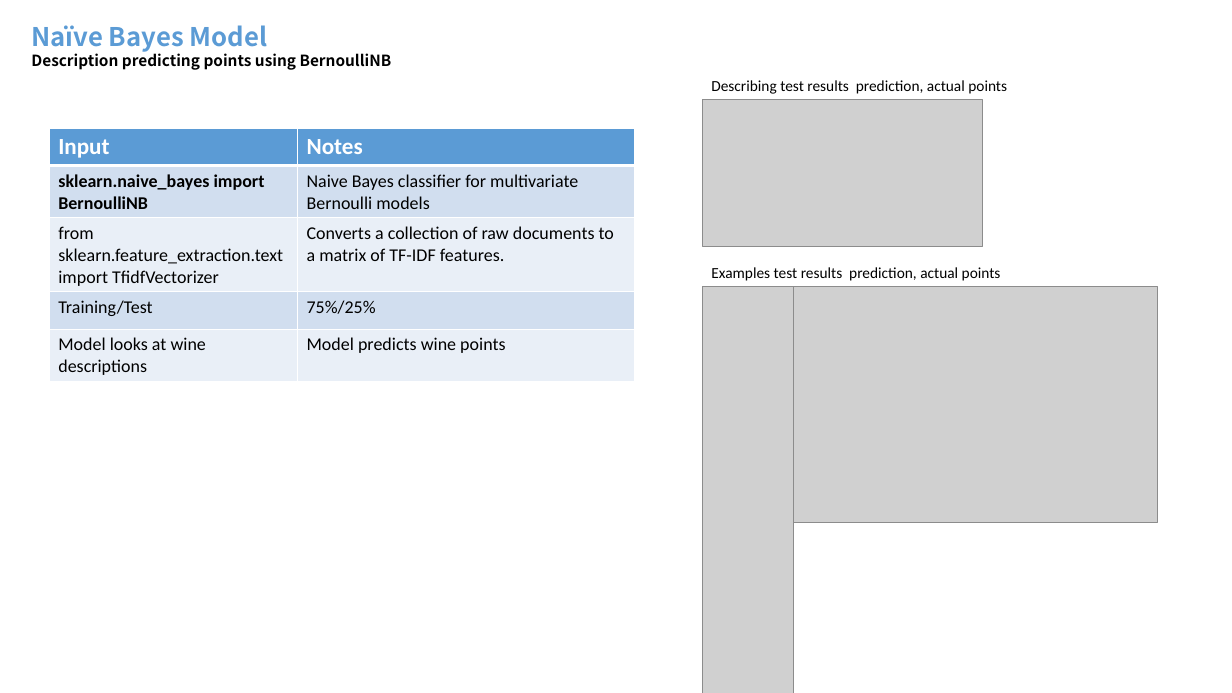
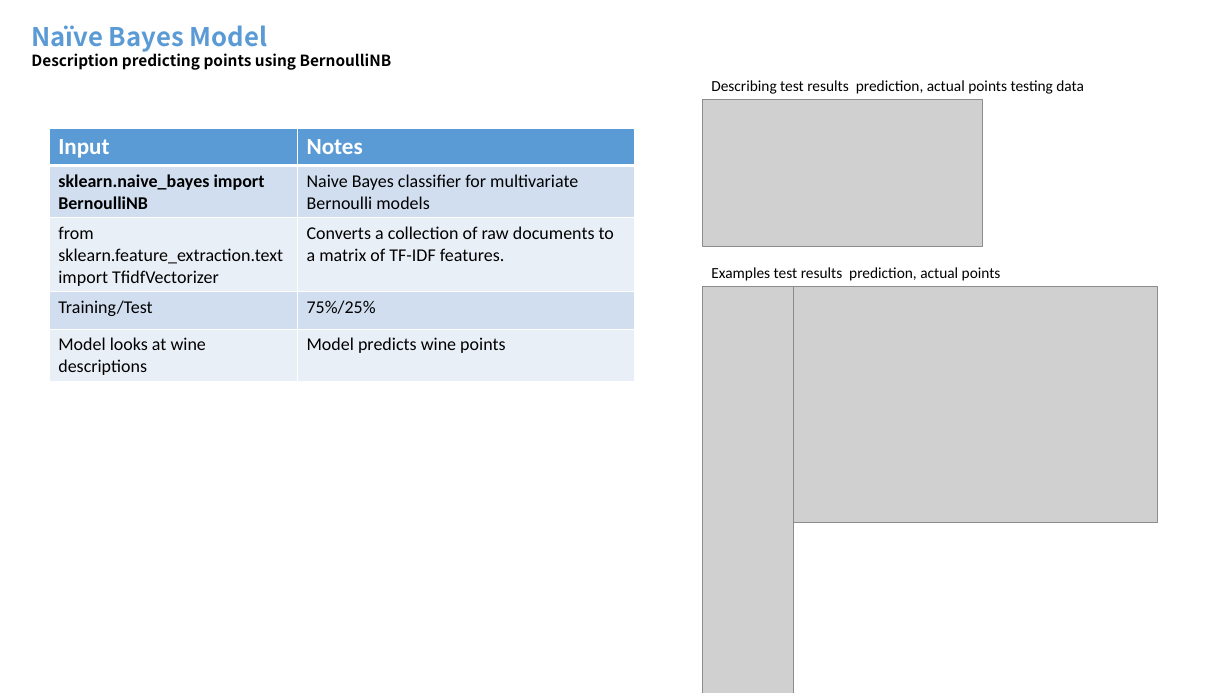
Before and after one commit to mdegrado/Wine-reviews-analysis-and-visualization, a slide deck: slide 17 of winereviews/Wine Reviews Analysis and Visualization.pptx (slide 18 before the commit). Drawn at 1232x693 pixels with LibreOffice and Linux fonts; fonts in the diff are those of the drawing; grey boxes stand for pictures. Boxes give left, top, right and bottom in pixels: in the first picture for what was removed or moved away, otherwise in the second. Text is boxed around its words. In the diff, an @@ line names an element or a change of style, - is before the commit and + after.

```diff
--- a/winereviews/Wine Reviews Analysis and Visualization.pptx
+++ b/winereviews/Wine Reviews Analysis and Visualization.pptx
@@ text at [711,80,1084,94]: text changed @@
-Describing test results prediction, actual points
+Describing test results prediction, actual points testing data
```
Also in this commit, not shown: 7 other slides changed, 2 slides removed.
